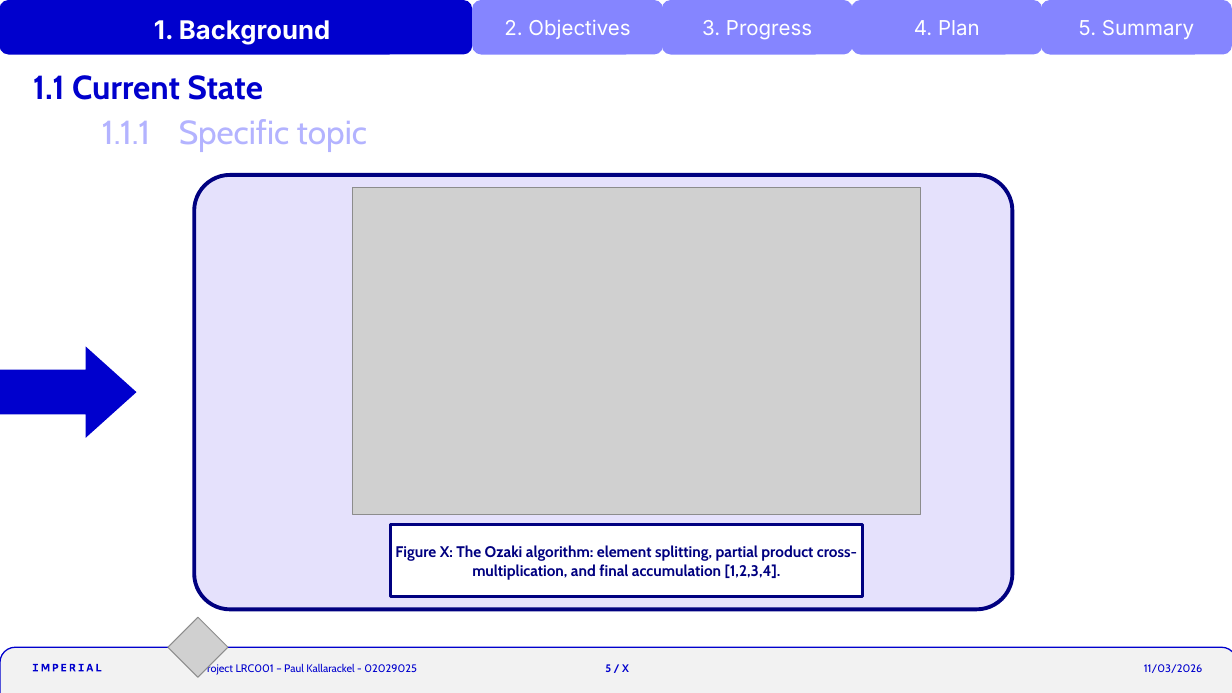
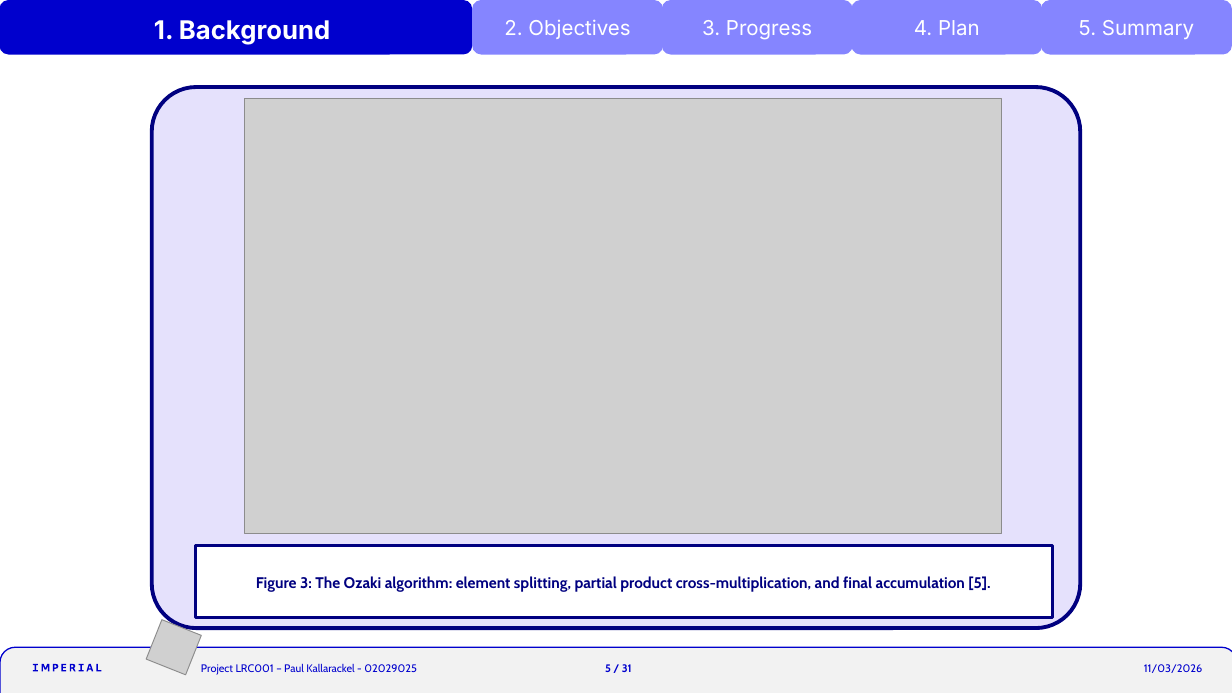
Before and after one commit to krackalackel02/FYP-Interim, a slide deck: slide 5 of Interim.pptm. Drawn at 1232x693 pixels with LibreOffice and Linux fonts; fonts in the diff are those of the drawing; grey boxes stand for pictures; background and template pictures are left out. Boxes give left, top, right and bottom in pixels: in the first picture for what was removed or moved away, otherwise in the second. Text is boxed around its words. In the diff, an @@ line names an element or a change of style, - is before the commit and + after.

```diff
--- a/Interim.pptm
+++ b/Interim.pptm
@@ title removed at (33,75,263,100) @@
-1.1 Current State
@@ rounded rectangle: place and size @@
-rounded rectangle at (194,175,1013,609)
+rounded rectangle at (152,87,1080,628)
@@ text removed at (102,119,367,152) @@
-1.1.1 Specific topic
@@ picture: place and size @@
-picture at (352,187,921,514)
+picture at (245,98,1002,533)
@@ right arrow removed at (0,347,137,438) @@
@@ rectangle "Figure 3: The Ozaki algorithm: ...": place and size @@
-rectangle "Figure 3: The Ozaki algorithm: ..." at (390,524,863,596)
+rectangle "Figure 3: The Ozaki algorithm: ..." at (195,546,1053,618)
@@ text in rectangle at (256,576,990,592): text changed @@
-Figure X: The Ozaki algorithm: element splitting, partial product cross-multiplication, and final accumulation [1,2,3,4].
+Figure 3: The Ozaki algorithm: element splitting, partial product cross-multiplication, and final accumulation [5].
@@ picture at (146,619,201,675): rotation 135 to 111 degrees @@
@@ text at (605,664,632,672): text changed @@
-5 / X
+5 / 31
```
Also in this commit, not shown: 26 other slides changed, 4 slides added, 5 slides removed, 5 other files.
